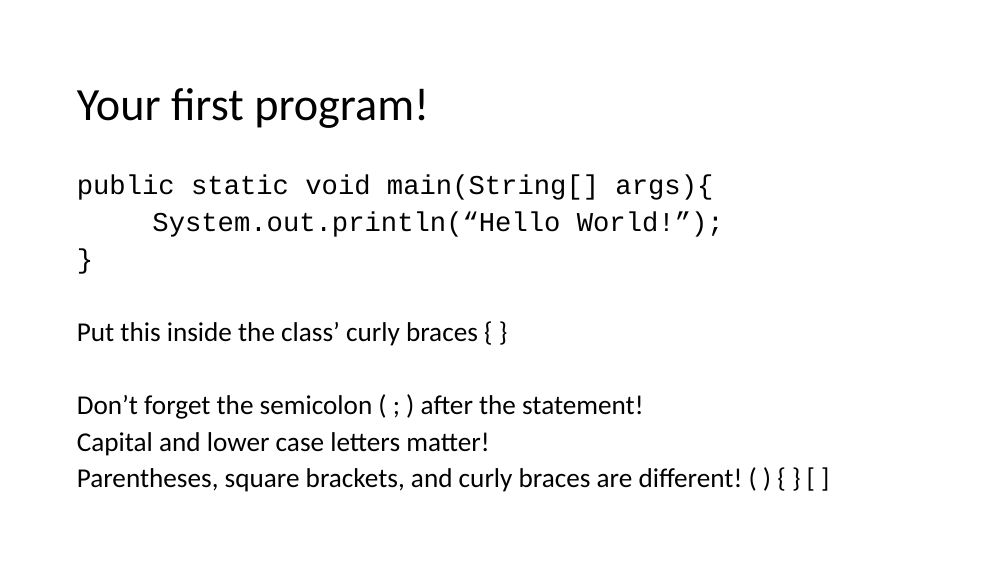
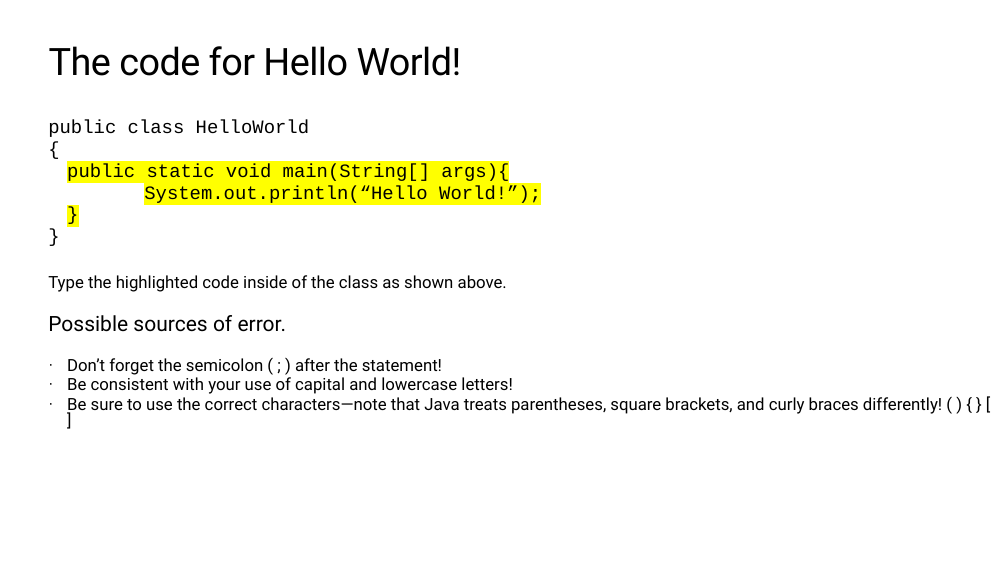
Before and after one commit to TEALSK12/apcsa-public, a slide deck: slide 29 of curriculum/Unit1/Unit1.pptx (slide 23 before the commit). Drawn at 1008x567 pixels with LibreOffice and Linux fonts; fonts in the diff are those of the drawing; background and template pictures are left out. Boxes give left, top, right and bottom in pixels: in the first picture for what was removed or moved away, otherwise in the second. Text is boxed around its words. In the diff, an @@ line names an element or a change of style, - is before the commit and + after.

```diff
--- a/curriculum/Unit1/Unit1.pptx
+++ b/curriculum/Unit1/Unit1.pptx
@@ title "The code for Hello World!" at box(49, 46, 462, 76): vertical alignment middle to top @@
@@ title at box(49, 46, 462, 76): text changed; size 44 to 36 pt; font Calibri to Roboto @@
-Your first program!
+The code for Hello World!
@@ text at box(48, 119, 309, 137): paragraphs added @@
+public class HelloWorld
+{
@@ text "public class HelloWorld": place and size @@
-text "public class HelloWorld" at box(77, 175, 743, 492)
+text "public class HelloWorld" at box(48, 119, 942, 414)
@@ text at box(67, 163, 541, 375): size 25.9 to 18 pt, highlight none to #FFFF00 in "public static void main(String[] args){", "System.out.println(“Hello World!”);", "}"; size 25.9 to 16 pt, font Calibri to Roboto in "Don’t forget the semicolon ( ; ) ..."; list level 1 to 2 in "public static void main(String[] args){"; list level 1 to 2 in "System.out.println(“Hello World!”);"; list level 1 to 2 in "}"; bullet none to ·; less space between paragraphs @@
@@ text at box(48, 275, 507, 332): text changed; size 25.9 to 16 pt; font Calibri to Roboto @@
-Put this inside the class’ curly braces { }
+}
+Type the highlighted code inside of the class as shown above.
+Possible sources of error.
@@ text at box(67, 377, 942, 414): text changed; size 25.9 to 16 pt; font Calibri to Roboto @@
-Capital and lower case letters matter!
-Parentheses, square brackets, and curly braces are different! ( ) { } [ ]
+· Be consistent with your use of capital and lowercase letters!
+· Be sure to use the correct characters—note that Java treats parentheses, square brackets, and curly braces differently! ( ) { } [ ]
```
Also in this commit, not shown: 64 other slides changed, 24 slides added, 13 slides removed.
